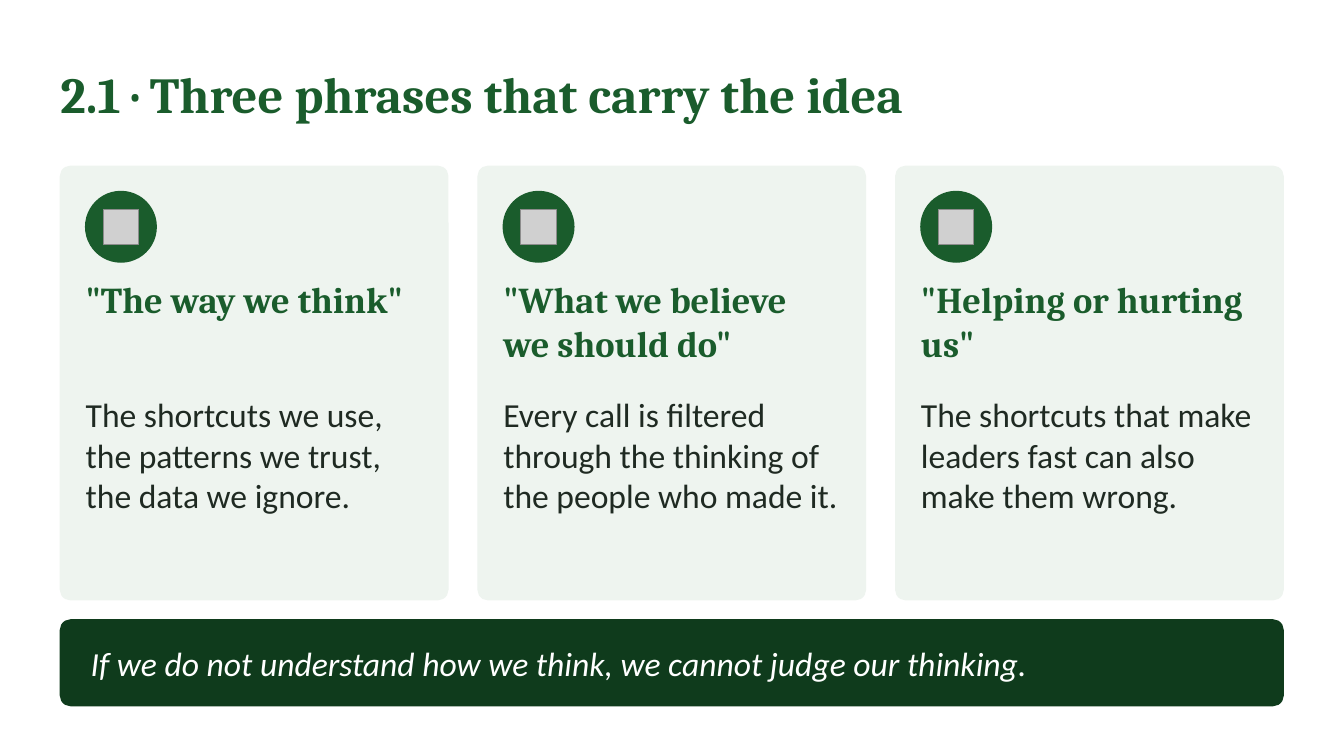
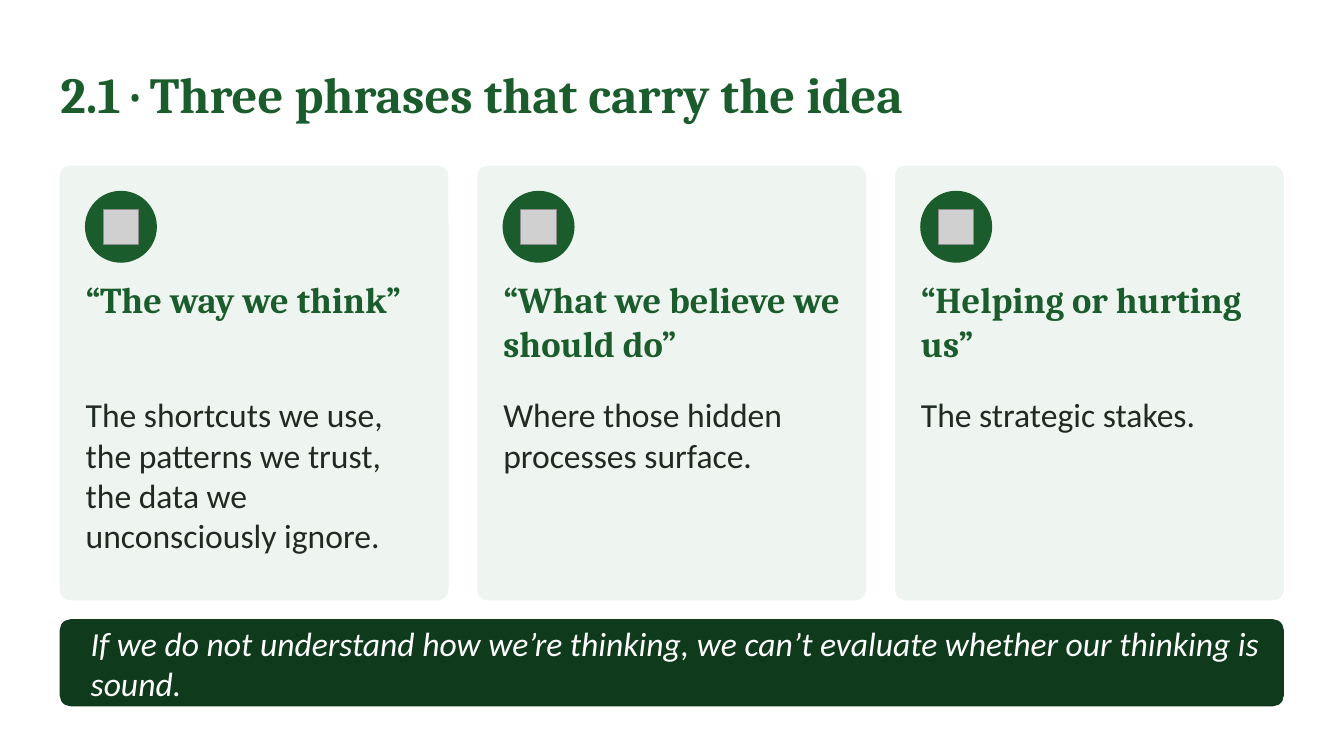
Before and after one commit to IBSL26/ibsl-platform, a slide deck: slide 10 of Unit decks/Unit 01 - Behavioural Strategy Fundamentals.pptx. Drawn at 1344x756 pixels with LibreOffice and Linux fonts; fonts in the diff are those of the drawing; grey boxes stand for pictures. Boxes give left, top, right and bottom in pixels: in the first picture for what was removed or moved away, otherwise in the second. Text is boxed around its words. In the diff, an @@ line names an element or a change of style, - is before the commit and + after.

```diff
--- a/Unit decks/Unit 01 - Behavioural Strategy Fundamentals.pptx
+++ b/Unit decks/Unit 01 - Behavioural Strategy Fundamentals.pptx
@@ text at box(86, 287, 401, 321): text changed @@
-"The way we think"
+“The way we think”
@@ text at box(503, 287, 840, 358): text changed @@
-"What we believe we should do"
+“What we believe we should do”
@@ text at box(921, 287, 1241, 358): text changed @@
-"Helping or hurting us"
+“Helping or hurting us”
@@ text at box(86, 403, 383, 554): text changed @@
-The shortcuts we use, the patterns we trust, the data we ignore.
+The shortcuts we use, the patterns we trust, the data we unconsciously ignore.
@@ text at box(503, 403, 782, 474): text changed @@
-Every call is filtered through the thinking of the people who made it.
+Where those hidden processes surface.
@@ text at box(921, 403, 1195, 433): text changed @@
-The shortcuts that make leaders fast can also make them wrong.
+The strategic stakes.
@@ text at box(91, 632, 1259, 697): text changed @@
-If we do not understand how we think, we cannot judge our thinking.
+If we do not understand how we’re thinking, we can’t evaluate whether our thinking is sound.
```
Also in this commit, not shown: 29 other slides changed, 5 slides added, 4 other files.
